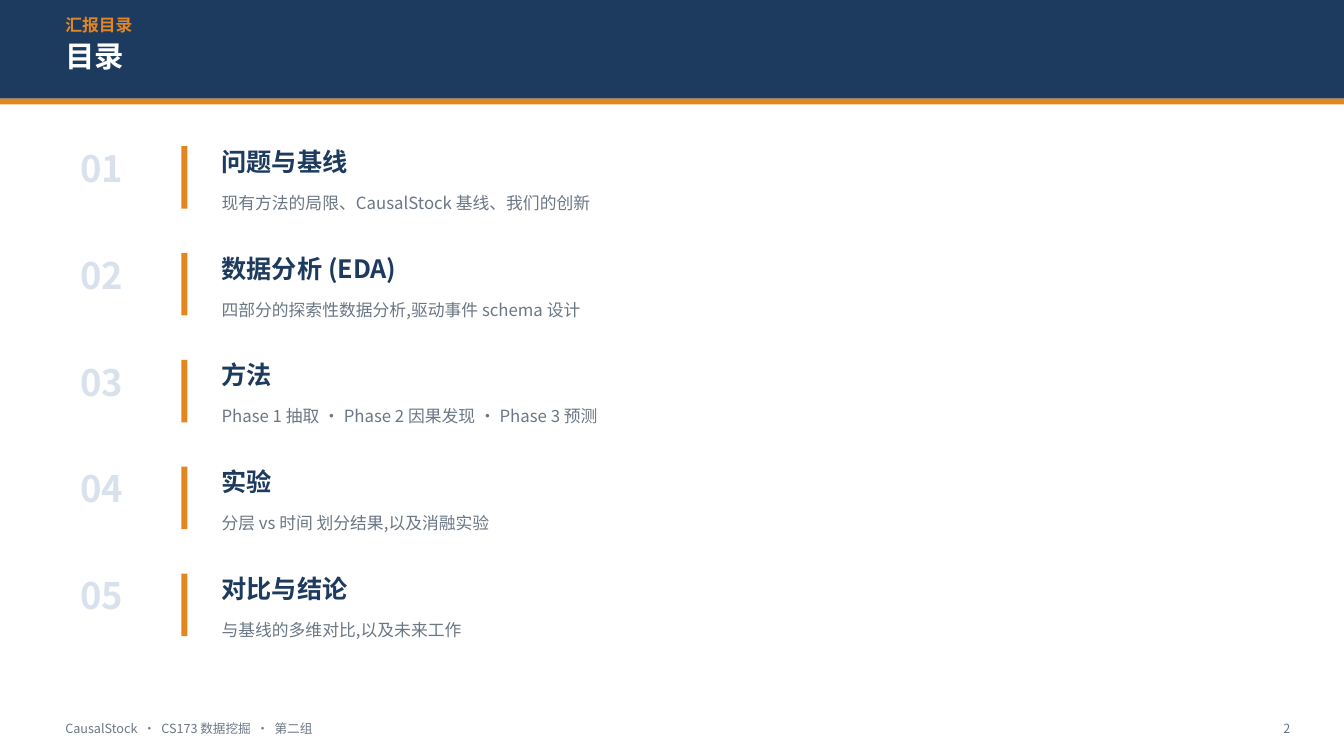
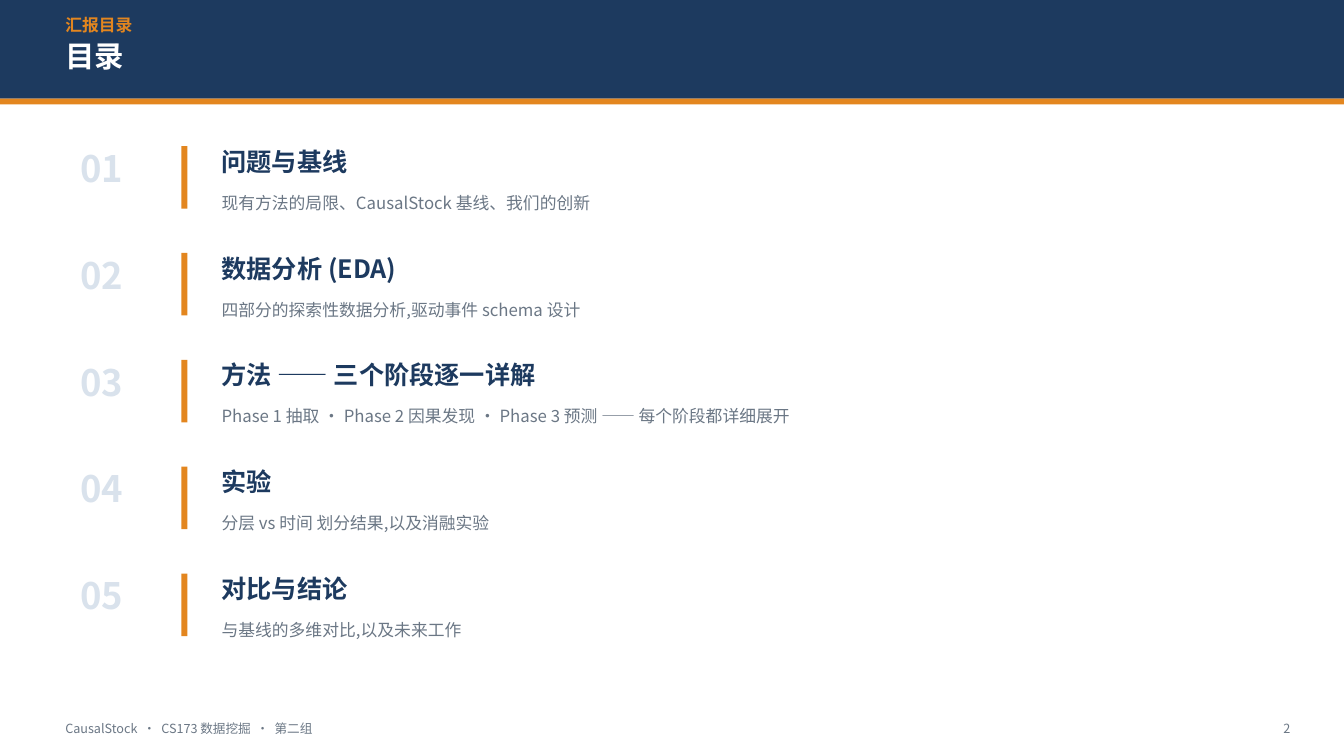
Before and after one commit to LovelyC-kx/dddmmm, a slide deck: slide 2 of DirectionA/docs/final-deck/CausalStock_CS173_Final_ZH.pptx. Drawn at 1344x756 pixels with LibreOffice and Linux fonts; fonts in the diff are those of the drawing. Boxes give left, top, right and bottom in pixels: in the first picture for what was removed or moved away, otherwise in the second. Text is boxed around its words. In the diff, an @@ line names an element or a change of style, - is before the commit and + after.

```diff
--- a/DirectionA/docs/final-deck/CausalStock_CS173_Final_ZH.pptx
+++ b/DirectionA/docs/final-deck/CausalStock_CS173_Final_ZH.pptx
@@ text at [222,362,536,387]: text changed @@
-方法
+方法 —— 三个阶段逐一详解
@@ text at [222,408,790,424]: text changed @@
-Phase 1 抽取 · Phase 2 因果发现 · Phase 3 预测
+Phase 1 抽取 · Phase 2 因果发现 · Phase 3 预测 —— 每个阶段都详细展开
```
Also in this commit, not shown: 9 other slides changed, 5 slides added, 2 slides removed, 4 other files.
